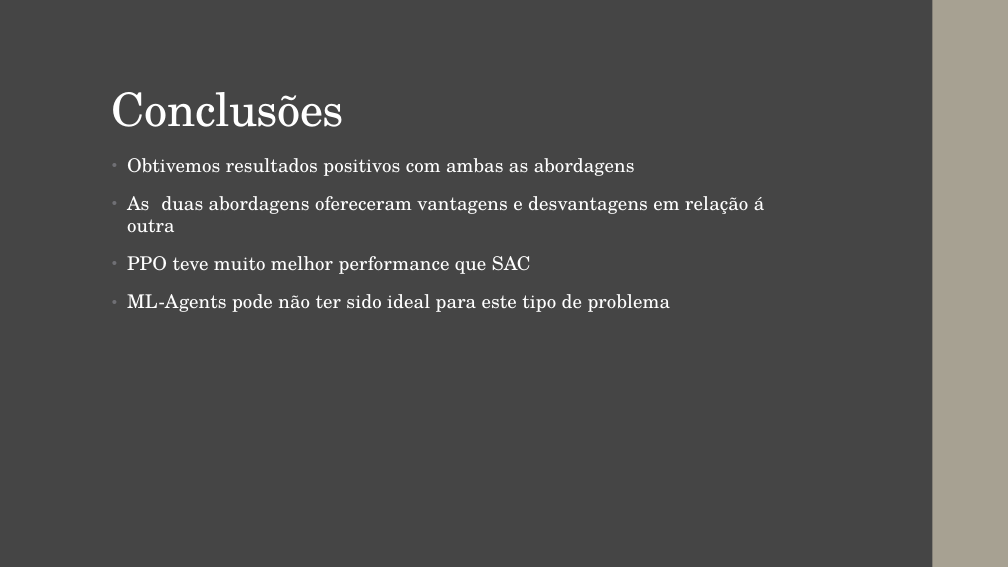
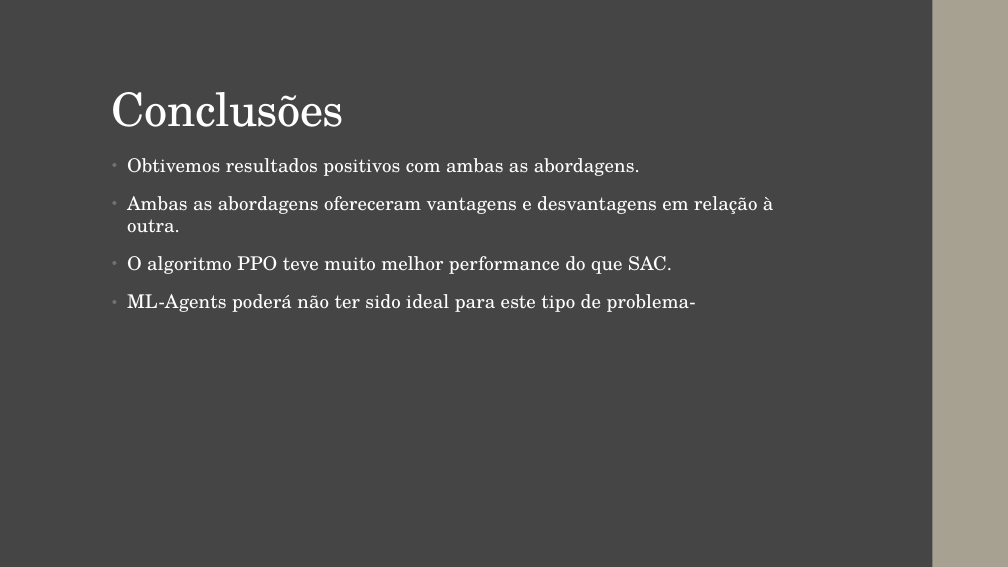
Before and after one commit to MOAAS/ZhedAI, a slide deck: slide 11 of TP2 - Zhed (ML)/docs/Final.pptx. Drawn at 1008x567 pixels with LibreOffice and Linux fonts; fonts in the diff are those of the drawing. Boxes give left, top, right and bottom in pixels: in the first picture for what was removed or moved away, otherwise in the second. Text is boxed around its words. In the diff, an @@ line names an element or a change of style, - is before the commit and + after.

```diff
--- a/TP2 - Zhed (ML)/docs/Final.pptx
+++ b/TP2 - Zhed (ML)/docs/Final.pptx
@@ text at [127, 158, 774, 312]: text changed @@
-• Obtivemos resultados positivos com ambas as abordagens
-• As duas abordagens ofereceram vantagens e desvantagens em relação á outra
-• PPO teve muito melhor performance que SAC
-• ML-Agents pode não ter sido ideal para este tipo de problema
+• Obtivemos resultados positivos com ambas as abordagens.
+• Ambas as abordagens ofereceram vantagens e desvantagens em relação à outra.
+• O algoritmo PPO teve muito melhor performance do que SAC.
+• ML-Agents poderá não ter sido ideal para este tipo de problema-
```
Also in this commit, not shown: 3 other slides changed, 5 other files.
